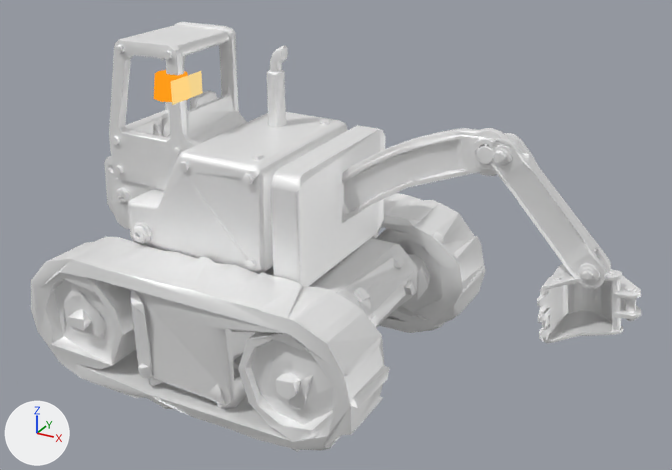
An edit to the glTF model assets/3d/excavator_v1.glb, drawn before and after from the same camera.
Both versions are drawn from a 50 mm lens placed at (3.51, -5.29, 3.69), pointed at (0.64, -0.07, 1.08). The axes (+X, +Y, +Z) are drawn at lower left. The lights are the same throughout. The first picture is the older version. Where no turn or scale is listed for an object, it has been applied to the vertices.

The first picture shows 'Mesh_5', 'Mesh_6', 'mesh_node', 'mesh_node.001', 'mesh_node.002', 'mesh_node.003', 'mesh_node.004'.
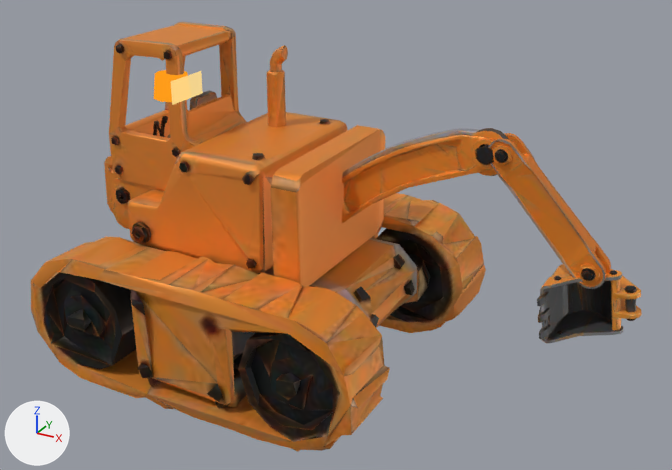
Pixel boxes (x1, y1, x2, y2) of what changed, in the pictures (672 x 470 px):
'mesh_node', surface changed (white to orange)
    both: (31, 193, 486, 452)
'mesh_node.001', surface changed (white to orange)
    both: (104, 22, 385, 286)
'mesh_node.002', surface changed (white to orange)
    both: (342, 128, 509, 223)
'mesh_node.003', surface changed (white to brown)
    both: (488, 133, 611, 289)
'mesh_node.004', surface changed (darker)
    both: (537, 264, 642, 343)

What changed in the scene script:
```text
Add img_image_4:
    img_image_4 = load_image('Image_4', '_unpacked/Image_4', 256, 256, 'sRGB')
Add img_image_3:
    img_image_3 = load_image('Image_3', '_unpacked/Image_3', 256, 256, 'sRGB')
Add img_image_2:
    img_image_2 = load_image('Image_2', '_unpacked/Image_2', 256, 256, 'sRGB')
Add img_image_1:
    img_image_1 = load_image('Image_1', '_unpacked/Image_1', 256, 256, 'sRGB')
Add img_image_0:
    img_image_0 = load_image('Image_0', '_unpacked/Image_0', 256, 256, 'sRGB')
Change mat_material_0:
    remove mat_material_0.base_color = (1.0, 1.0, 1.0)  # white #ffffff
    add mat_material_0.texture = img_image_0
Change mat_material_1:
    remove mat_material_1.base_color = (1.0, 1.0, 1.0)  # white #ffffff
    add mat_material_1.texture = img_image_1
Change mat_material_2:
    remove mat_material_2.base_color = (1.0, 1.0, 1.0)  # white #ffffff
    add mat_material_2.texture = img_image_2
Change mat_material_3:
    remove mat_material_3.base_color = (1.0, 1.0, 1.0)  # white #ffffff
    add mat_material_3.texture = img_image_3
Change mat_material_4:
    remove mat_material_4.base_color = (1.0, 1.0, 1.0)  # white #ffffff
    add mat_material_4.texture = img_image_4
```
